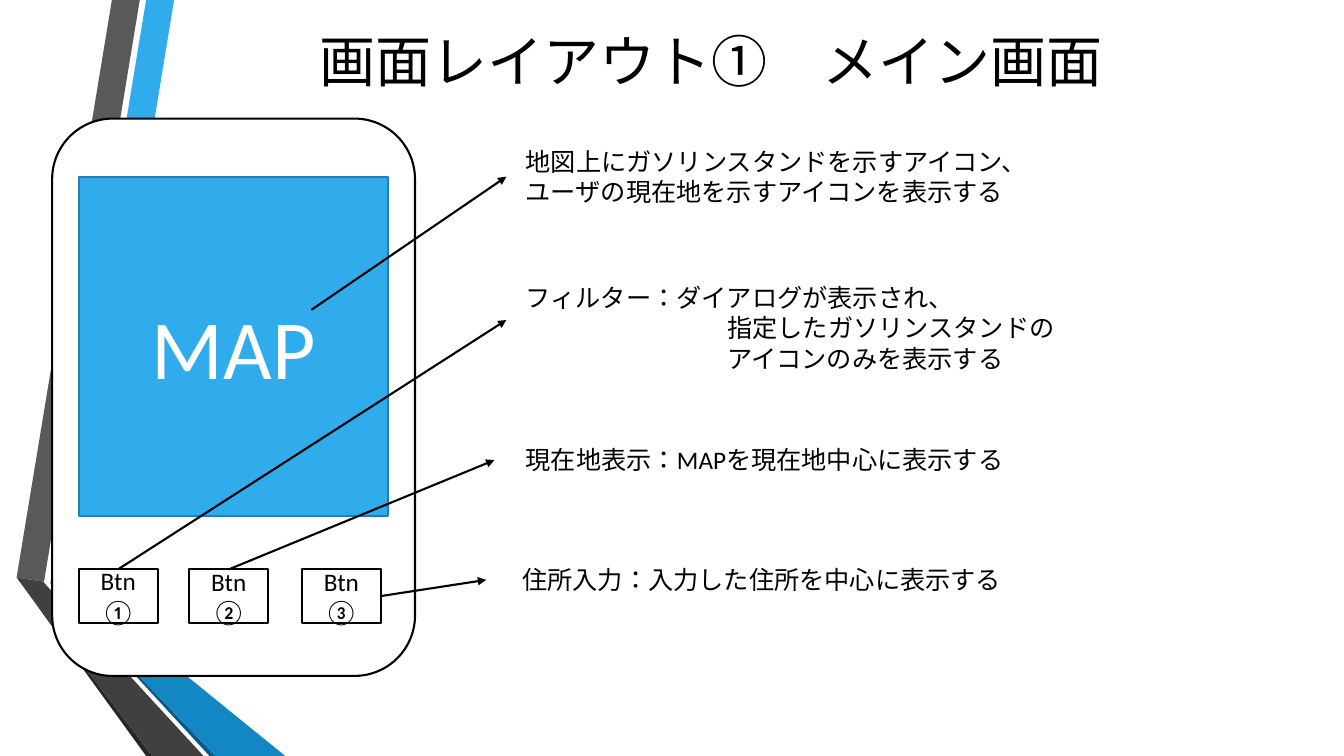
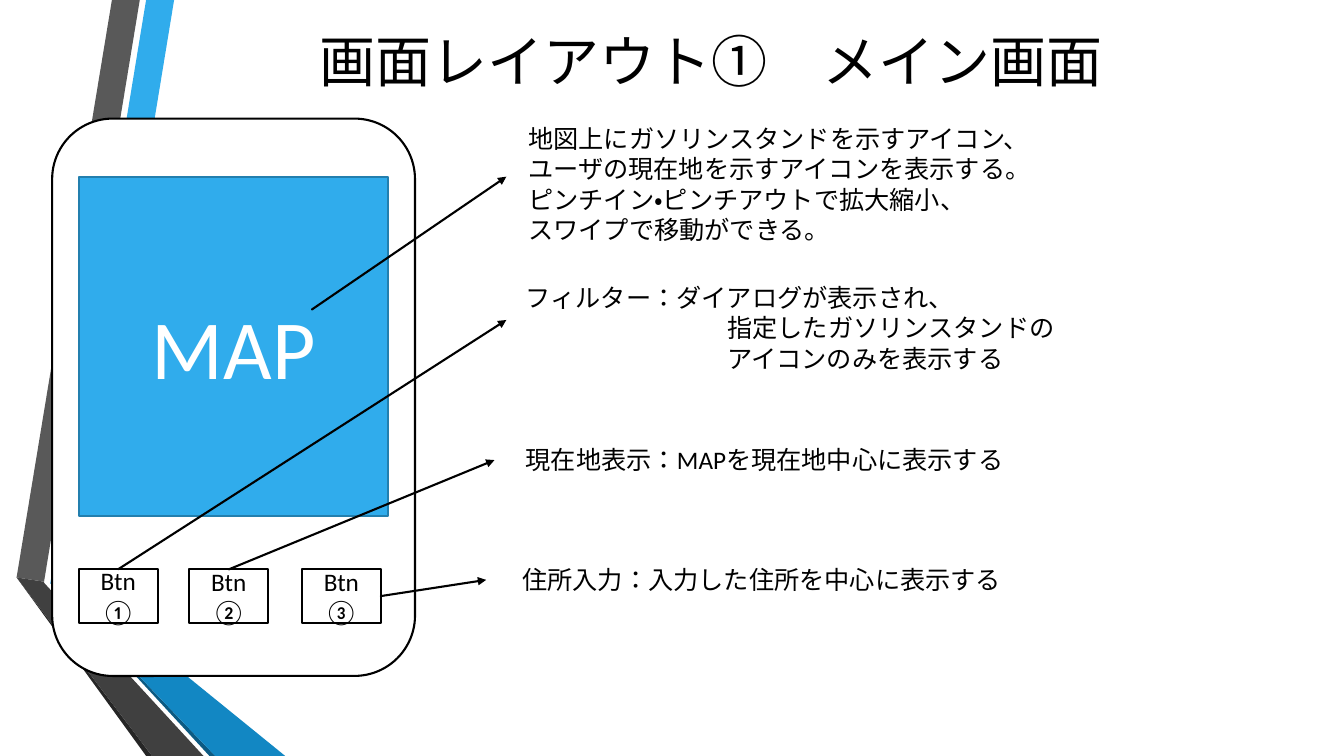
Before and after one commit to nh15/documents, a slide deck: slide 2 of ExternalDesign.pptx. Drawn at 1344x756 pixels with LibreOffice and Linux fonts; fonts in the diff are those of the drawing; background and template pictures are left out. Boxes give left, top, right and bottom in pixels: in the first picture for what was removed or moved away, otherwise in the second. Text is boxed around its words. In the diff, an @@ line names an element or a change of style, - is before the commit and + after.

```diff
--- a/ExternalDesign.pptx
+++ b/ExternalDesign.pptx
@@ text "地図上にガソリンスタンドを示すアイコン、": place and size @@
-text "地図上にガソリンスタンドを示すアイコン、" at (526,149,1027,203)
+text "地図上にガソリンスタンドを示すアイコン、" at (528,126,1030,241)
@@ text at (528,156,1030,241): text changed @@
-ユーザの現在地を示すアイコンを表示する
+ユーザの現在地を示すアイコンを表示する。
+ピンチイン・ピンチアウトで拡大縮小、
+スワイプで移動ができる。
```
Also in this commit, not shown: 1 other file.
